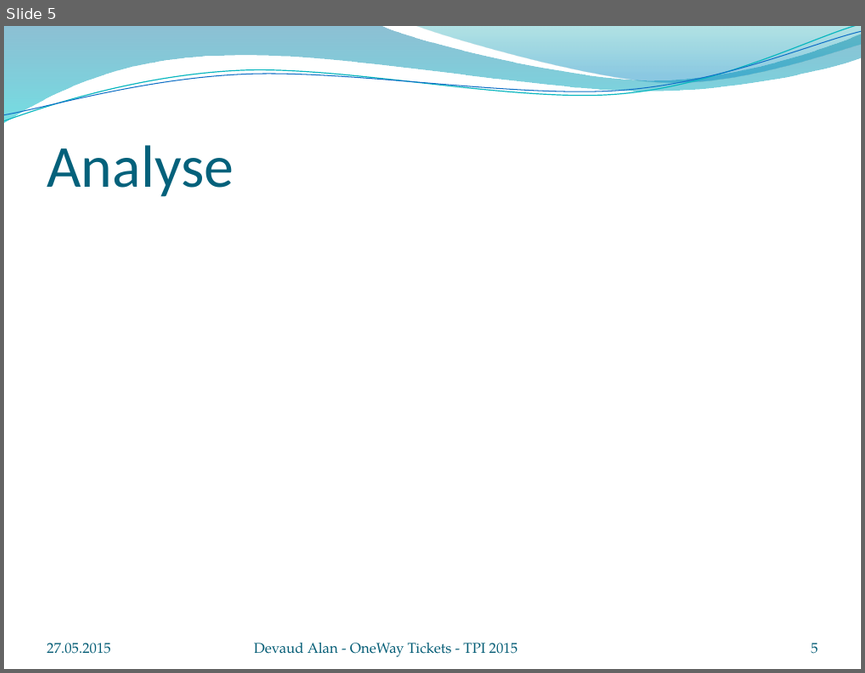
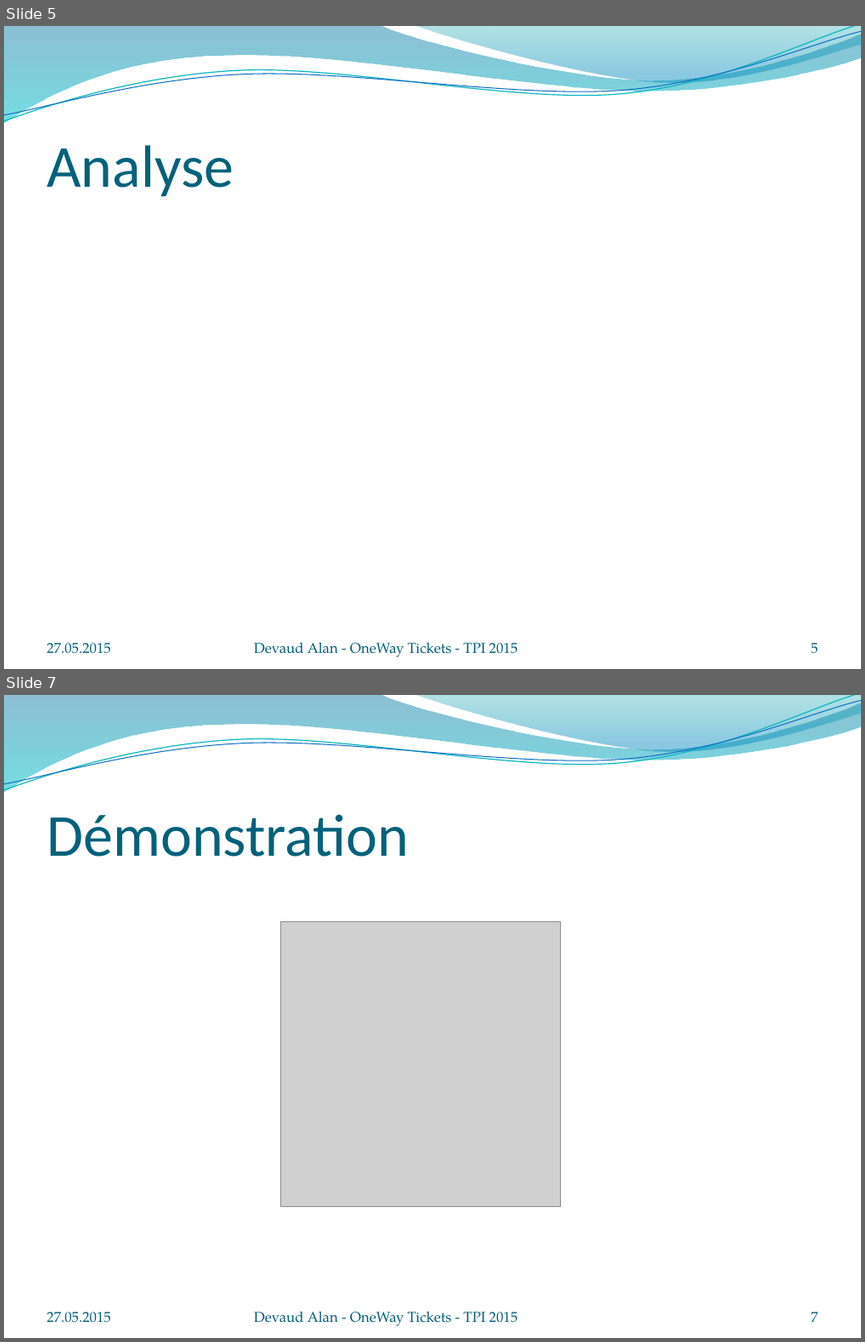
Before and after one commit to Devaud/TPI, a slide deck: OneWay_Tickets.pptx. Shown one above the other, each under a label of ours: slide 5 before the commit, slides 5 and 7 after it; the slides between them are not shown. The pictures are 865x673 and 865x1342 pixels, drawn with LibreOffice and Linux fonts; fonts in the diff are those of the drawing; grey boxes stand for pictures; background and template pictures are left out. Boxes give left, top, right and bottom in pixels: in the first picture for what was removed or moved away, otherwise in the second. Text is boxed around its words. In the diff, an @@ line names an element or a change of style, - is before the commit and + after.

```diff
--- a/OneWay_Tickets.pptx
+++ b/OneWay_Tickets.pptx
@@ slide 7 added at (4,695,861,1338), background picture (left out); not listed: 4 template elements that a slide beside it also shows @@
@@ title added at (46,814,409,857), 50 pt, text #04617B @@
+Démonstration
@@ picture added at (280,922,560,1207) @@
@@ text added at (46,1311,110,1322), 12 pt, text #045D75 @@
+27.05.2015
@@ text added at (254,1311,518,1326), 12 pt, text #045D75 @@
+Devaud Alan - OneWay Tickets - TPI 2015
@@ page number added at (811,1311,817,1321), 12 pt, text #045D75 @@
+7
```
Also in this commit, not shown: 3 slides changed, 2 other slides added, 3 other files.
